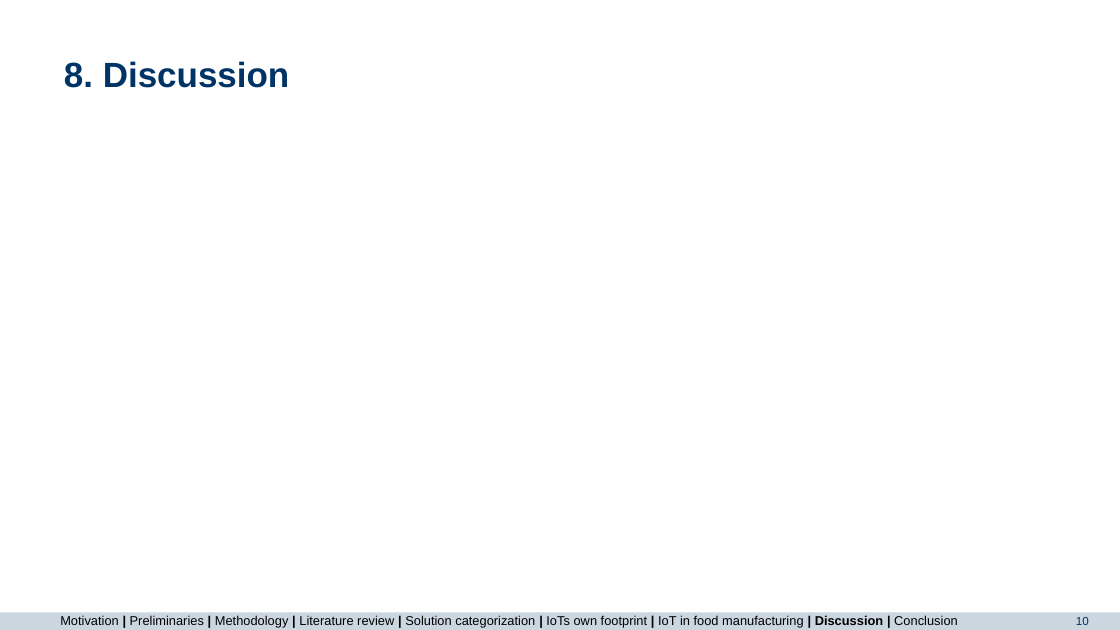
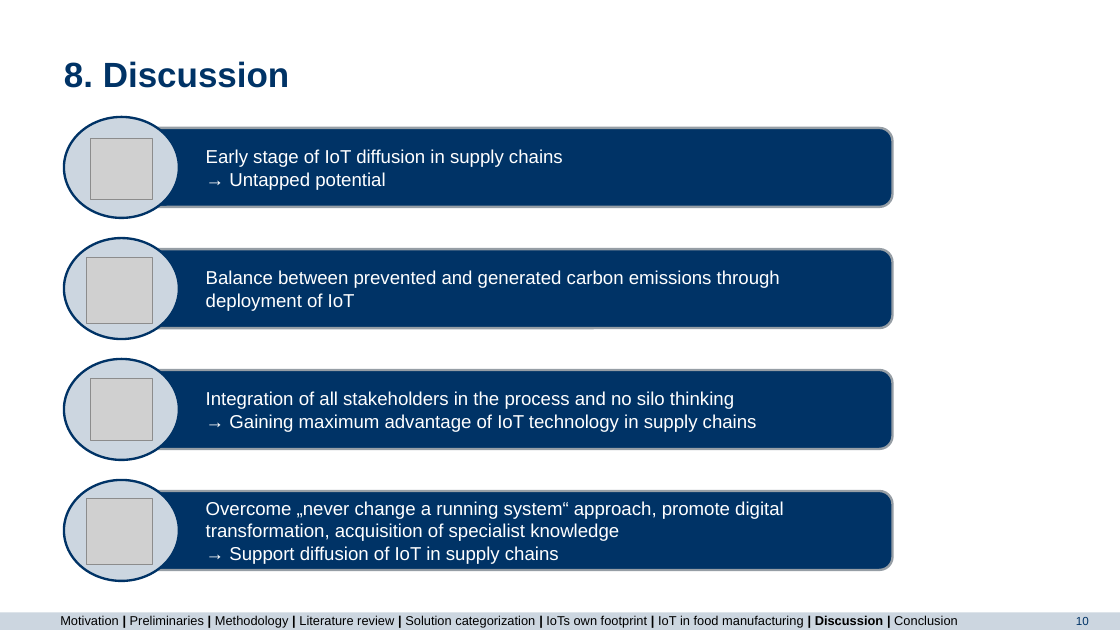
Before and after one commit to majuritz/internet-of-things-seminar, a slide deck: slide 10 of IoT final presentation.pptx. Drawn at 1120x630 pixels with LibreOffice and Linux fonts; fonts in the diff are those of the drawing; grey boxes stand for pictures; background and template pictures are left out. Boxes give left, top, right and bottom in pixels: in the first picture for what was removed or moved away, otherwise in the second. Text is boxed around its words. In the diff, an @@ line names an element or a change of style, - is before the commit and + after.

```diff
--- a/IoT final presentation.pptx
+++ b/IoT final presentation.pptx
@@ ellipse added at [64, 117, 179, 218], fill #CCD6E0, outline #003366 2 pt @@
@@ picture added at [91, 138, 152, 199] @@
@@ rounded rectangle added at [139, 128, 893, 207], fill #003366, outline #979EA6 2 pt, 16 pt, text #FFFFFF @@
+Early stage of IoT diffusion in supply chains
+→ Untapped potential
@@ ellipse added at [64, 238, 179, 339], fill #CCD6E0, outline #003366 2 pt @@
@@ picture added at [87, 258, 153, 324] @@
@@ rounded rectangle added at [139, 250, 893, 329], fill #003366, outline #979EA6 2 pt, 16 pt, text #FFFFFF @@
+Balance between prevented and generated carbon emissions through deployment of IoT
@@ ellipse added at [64, 359, 179, 460], fill #CCD6E0, outline #003366 2 pt @@
@@ picture added at [91, 379, 152, 440] @@
@@ rounded rectangle added at [139, 370, 893, 449], fill #003366, outline #979EA6 2 pt, 16 pt, text #FFFFFF @@
+Integration of all stakeholders in the process and no silo thinking
+→ Gaining maximum advantage of IoT technology in supply chains
@@ ellipse added at [64, 480, 179, 581], fill #CCD6E0, outline #003366 2 pt @@
@@ picture added at [87, 499, 153, 565] @@
@@ rounded rectangle added at [139, 491, 893, 570], fill #003366, outline #979EA6 2 pt, 16 pt, text #FFFFFF @@
+Overcome „never change a running system“ approach, promote digital transformation, acquisition of specialist knowledge
+→ Support diffusion of IoT in supply chains
```
Also in this commit, not shown: 3 other slides changed.
